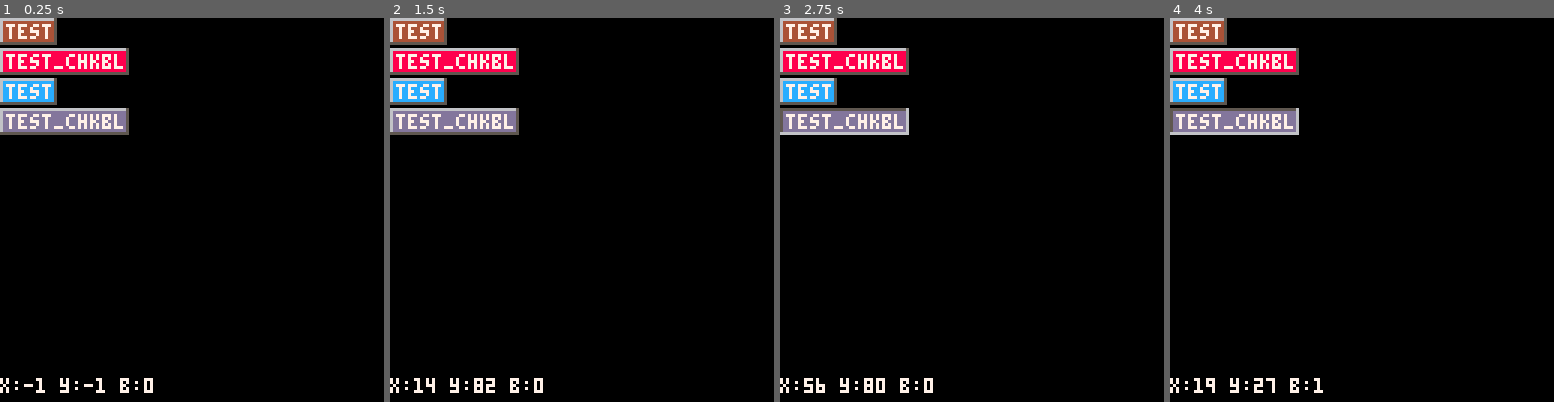
Above: before the commit, frames 1-4 (left to right).
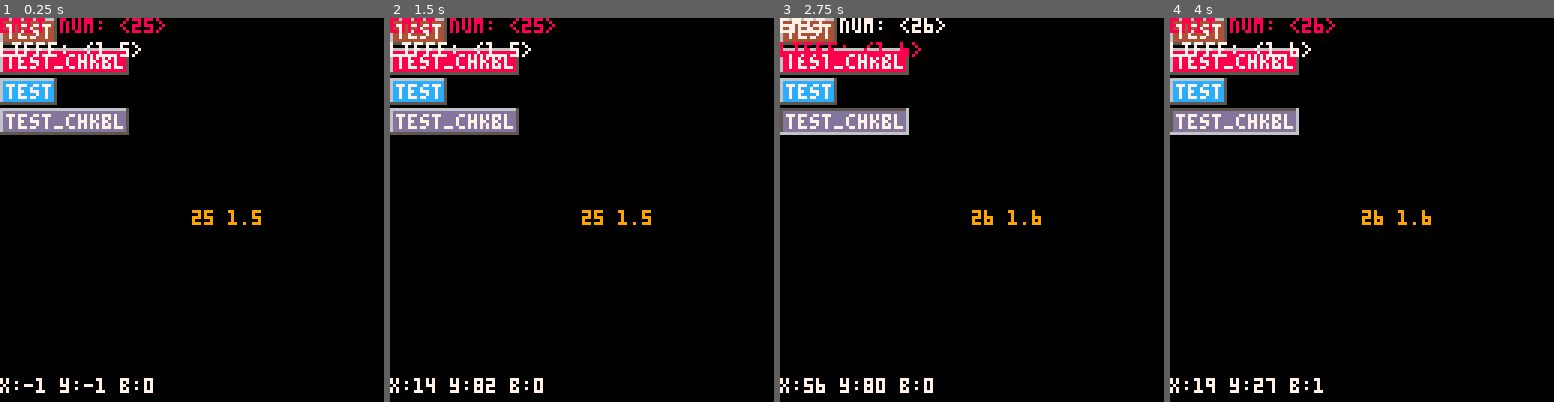
Above: after the commit, the same moments.

Repository: droune2001/nico_pico
Game: PICO-8 cartridge mouse.p8
Same seed, same stepped clock (60 frames per second), same inputs: the game is played once before the commit and once after it.
Inputs (mouse positions are in pixels of both pictures, inside the frame that each line leads up to):
- Up to frame 1 (0.25 s): no input
- Up to frame 2 (1.5 s): click (670, 121) at 0.67 s; click (436, 267) at 1.22 s
- Up to frame 3 (2.75 s): hold Right 1.6-2.1 s; click (887, 114) at 1.77 s; hold Up 2.15-2.42 s; click (952, 259) at 2.32 s; hold Right from 2.47 s (still down)
- Up to frame 4 (4 s): click (1404, 106) at 2.87 s; release Right at 3.03 s; hold Left 3.08-3.58 s; click (1465, 256) at 3.42 s; hold Down 3.63-3.97 s; click (1231, 102) at 3.97 s

The runs differ from the first frame. In frame 1, 1.3% of the frame differs, in the area x 0-68%, y 0-54%; in frame 2, 1.3%; in frame 3, 1.2%; in frame 4, 1.3%.

Commit message:
tweak_vars functions in mouse.p8

Diff:
--- a/mouse.p8
+++ b/mouse.p8
@@ -123,16 +123,76 @@
 end
 
 
+-------------------------
+-- var list
+-------------------------
+g_vars = {
+ nb_part_emit = 25,
+ life = 1.5
+}
+
+tweak_vars = {
+ current = 1,
+ var_list = {},
+
+ add_tweak_var = function( tv, var_name, viz_name, incr )
+  one_var = { vn=var_name, vin=viz_name, i=incr }
+  add(tv.var_list,one_var)
+ end,
+
+ update = function(tv)
+  if btnp(2) then
+   tv.current += 1
+   if tv.current == #tv.var_list + 1 then
+    tv.current = 1
+   end
+  end
+
+  if btnp(3) then
+   tv.current -= 1
+   if tv.current == 0 then
+    tv.current = #tv.var_list
+   end
+  end
+
+  if btnp(0) then
+   g_vars[tv.var_list[tv.current].vn] -= tv.var_list[tv.current].i
+  end
+
+  if btnp(1) then
+   g_vars[tv.var_list[tv.current].vn] += tv.var_list[tv.current].i
+  end
+ end,
+
+ draw = function(tv)
+  -- draw list of viz_name and value
+  for k,v in pairs(tv.var_list) do
+   print(v.vin..": <"..g_vars[v.vn]..">",0,(k-1)*8, k == tv.current and 8 or 7)
+  end
+  -- draw current in bold
+  -- scroll view depending on current and direction and distance to brders
+ end,
+
+ dump_to_clipboard = function(tv)
+  -- print g_vars object with name and values, to clipboard
+  -- find special clip command @clip ???
+ end
+}
+
 function _init()
  mouse.init()
  add(buttons,create_button(0,0,"test",4,on_test_button))
  add(buttons,create_button(0,10,"test_chkbl",8,on_test_checkable_button,true))
  add(buttons,create_button(0,20,"test",12,on_test_button))
  add(buttons,create_button(0,30,"test_chkbl",13,on_test_checkable_button,true))
+
+ tweak_vars:add_tweak_var( "nb_part_emit", "emit num", 1 )
+ tweak_vars:add_tweak_var( "life", "liffe", 0.1 )
 end
 
 function _update60()
  mouse:update()
+ tweak_vars:update()
 end
 
 function _draw()
@@ -145,5 +205,10 @@
 
   draw_buttons()
 
+  tweak_vars:draw()
+
+  print(g_vars.nb_part_emit.." "..g_vars.life,64,64,9)
+
+
   spr(0,x,y)
 end
